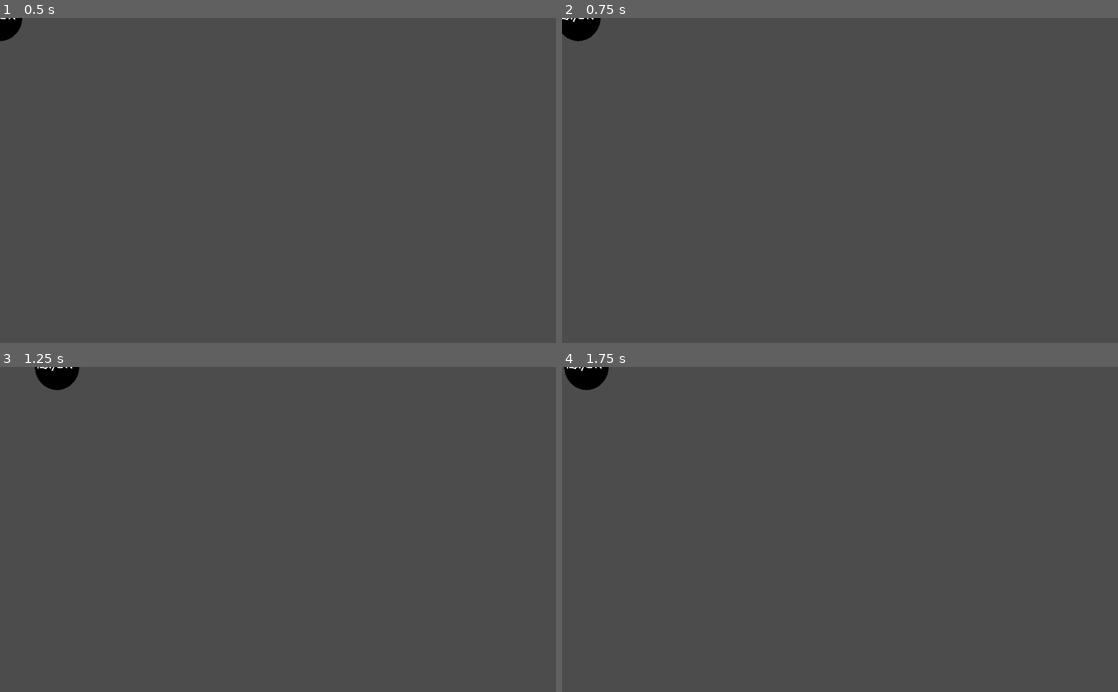
Above: before the commit, frames 1-4 (two rows, left to right).
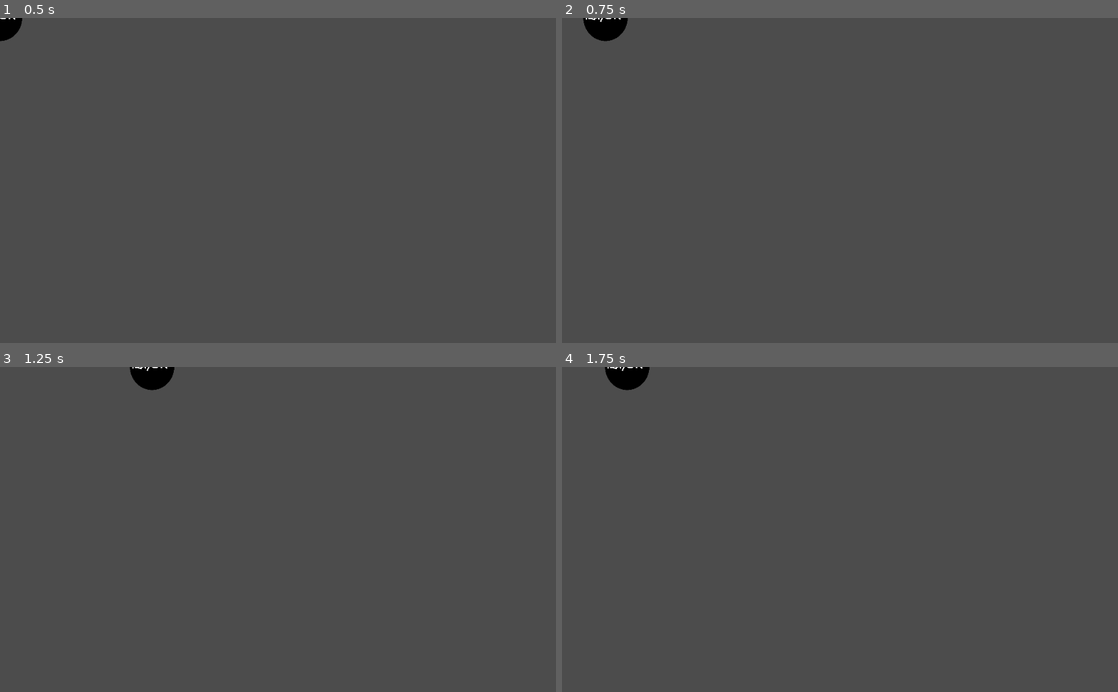
Above: after the commit, the same moments.

Repository: thiagola92/gamejamplus-2020
Game: Godot game, scene res://scenes/Player.tscn
The game is run twice, just before and just after one commit, with the same random seed, the same clock (stepped at 60 frames per second) and the same inputs. The project has no main scene, so this scene is started directly.
Inputs:
- Up to frame 1 (0.5 s): no input
- Up to frame 2 (0.75 s): tap Enter at 0.5 s; hold D from 0.53 s (still down)
- Up to frame 3 (1.25 s): keep holding D
- Up to frame 4 (1.75 s): release D at 1.28 s; hold A from 1.28 s (still down)

Frame 1 is identical in both runs. In frame 2, 0.6% of the frame differs, in the area x 0-12%, y 0-8%; in frame 3, 0.9%, in the area x 6-32%, y 0-8%; in frame 4, 0.9%.

Commit message:
Wall

Diff:
--- /dev/null
+++ b/Game/scenes/Wall.tscn
@@ -0,0 +1,15 @@
+[gd_scene load_steps=3 format=2]
+
+[ext_resource path="res://assets/obstacles/wall.png" type="Texture" id=1]
+
+[sub_resource type="RectangleShape2D" id=1]
+extents = Vector2( 40.3918, 108.231 )
+
+[node name="Wall" type="KinematicBody2D"]
+
+[node name="CollisionShape2D" type="CollisionShape2D" parent="."]
+shape = SubResource( 1 )
+
+[node name="Sprite" type="Sprite" parent="."]
+scale = Vector2( 0.720187, 0.720187 )
+texture = ExtResource( 1 )
--- a/Game/scripts/Player.gd
+++ b/Game/scripts/Player.gd
@@ -1,5 +1,6 @@
 extends KinematicBody2D
 
+export var speed = 400
 
 # Called when the node enters the scene tree for the first time.
 func _ready():
@@ -8,6 +9,6 @@
 # Called every frame. 'delta' is the elapsed time since the previous frame.
 func _process(delta):
 	if Input.is_key_pressed(KEY_A):
-		position.x -= 150 * delta
+		position.x -= speed * delta
 	elif Input.is_key_pressed(KEY_D):
-		position.x += 150 * delta
+		position.x += speed * delta
Binary file added: Game/assets/obstacles/wall.png
Not shown, added: Game/assets/obstacles/wall.png.import
